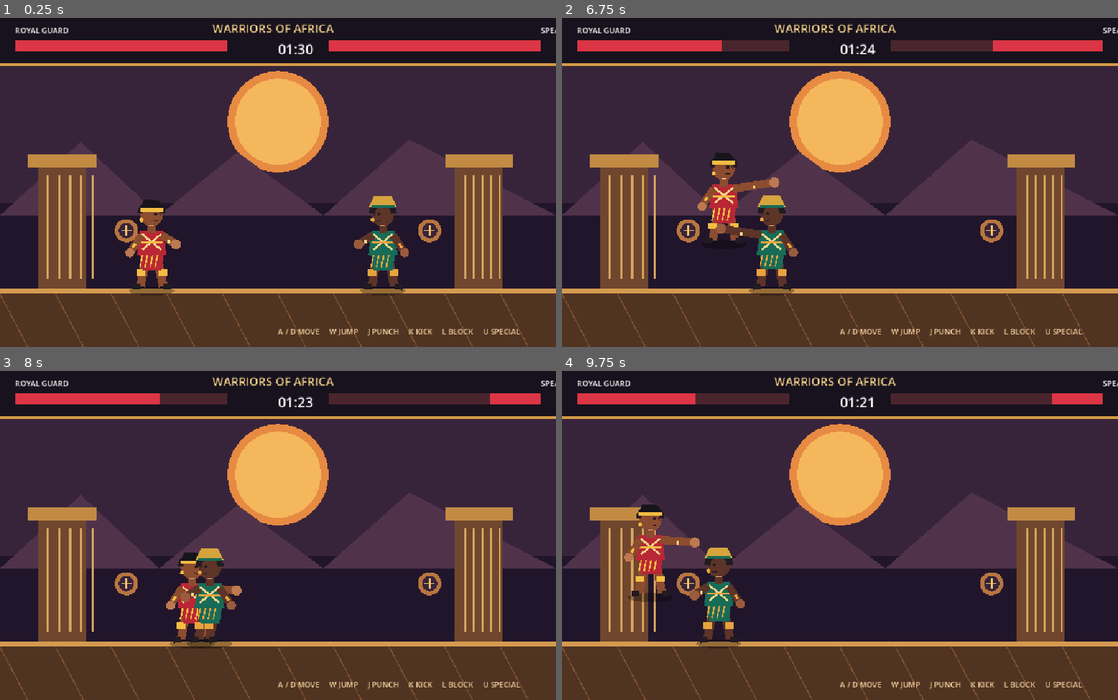
Above: before the commit, frames 1-4 (two rows, left to right).
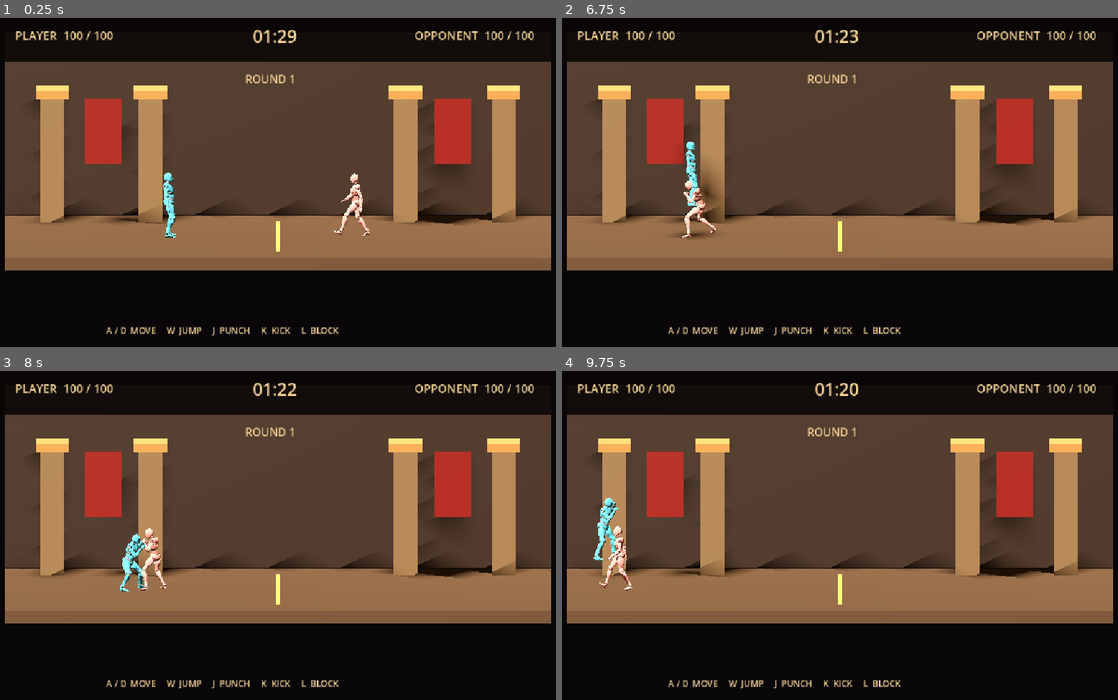
Above: after the commit, the same moments.

Repository: wilpowatech/warriors-of-africa
Game: Godot game, scene res://scenes/main_3d.tscn
The game is run twice, just before and just after one commit, with the same random seed, the same clock (stepped at 60 frames per second) and the same inputs. Before the commit the project starts from res://scenes/main.tscn.
Inputs (mouse positions are in pixels of both pictures, inside the frame that each line leads up to):
- Up to frame 1 (0.25 s): no input
- Up to frame 2 (6.75 s): tap Enter at 0.5 s; move the mouse to (962, 166) at 0.52 s; hold D 0.53-1.28 s; hold L 0.53-1.28 s; click (962, 166) at 0.67 s; tap Space at 0.77, 1.52, 3.02, 3.77, 4.52, 6.02 s; tap R at 0.8, 1.35, 3.8, 4.35 s; move the mouse to (728, 198) at 1.27 s; hold S 1.28-2.03 s; tap J at 1.55, 2.1, 4.55, 5.1 s; move the mouse to (895, 110) at 2.02 s; hold D 2.03-2.78 s; tap K at 2.3, 2.85, 5.3, 5.85 s; move the mouse to (812, 248) at 2.77 s; hold W 2.78-3.53 s; click (812, 248) at 2.92 s; tap L at 3.05, 6.05 s; move the mouse to (1006, 231) at 3.52 s; hold L 3.53-4.28 s; hold A 3.53-5.03 s; move the mouse to (673, 133) at 4.27 s; move the mouse to (867, 182) at 5.02 s; hold S 5.03-5.78 s; click (867, 182) at 5.17 s; move the mouse to (756, 100) at 5.77 s; hold D 5.78-6.53 s; move the mouse to (962, 166) at 6.52 s; hold W from 6.53 s (still down); hold R from 6.53 s (still down); tap U at 6.6 s
- Up to frame 3 (8 s): tap Space at 6.77, 7.52 s; move the mouse to (166, 551) at 7.27 s; release W at 7.28 s; release R at 7.28 s; hold D from 7.28 s (still down); tap Shift at 7.35 s; click (166, 551) at 7.42 s; tap J at 7.55 s
- Up to frame 4 (9.75 s): move the mouse to (895, 463) at 8.02 s; release D at 8.03 s; hold S 8.03-8.78 s; hold L 8.03-8.78 s; tap K at 8.3 s; move the mouse to (812, 601) at 8.77 s; hold A 8.78-9.53 s; tap R at 8.85 s; tap Space at 9.02 s; tap L at 9.05 s; move the mouse to (1006, 584) at 9.52 s; hold W from 9.53 s (still down); hold R from 9.53 s (still down); tap J at 9.6 s; click (1006, 584) at 9.67 s

The runs differ from the first frame. In frame 1, 88% of the frame differs, in the area x 0-100%, y 1-100%; in frame 2, 89%; in frame 3, 88%; in frame 4, 88%.

Commit message:
Add 3D Warriors of Africa fighter foundation

Diff:
--- a/project.godot
+++ b/project.godot
@@ -1,10 +1,21 @@
+; Engine configuration file.
+; It's best edited using the editor UI and not directly,
+; since the parameters that go here are not all obvious.
+;
+; Format:
+;   [section] ; section goes between []
+;   param=value ; assign values to parameters
+
 config_version=5
 
 [application]
+
 config/name="Warriors of Africa"
-run/main_scene="res://scenes/main.tscn"
+run/main_scene="res://scenes/main_3d.tscn"
+config/features=PackedStringArray("4.7")
 
 [display]
+
 window/size/viewport_width=1100
 window/size/viewport_height=650
 window/size/window_width_override=1100
@@ -12,7 +23,7 @@
 window/stretch/mode="canvas_items"
 
 [rendering]
+
 renderer/rendering_method="gl_compatibility"
 renderer/rendering_method.mobile="gl_compatibility"
-textures/default_filters/use_nearest_mipmap_filter=false
 environment/defaults/default_clear_color=Color(0.035, 0.025, 0.035, 1)
--- /dev/null
+++ b/scenes/main_3d.tscn
@@ -0,0 +1,6 @@
+[gd_scene format=3 uid="uid://nr55oiof5wku"]
+
+[ext_resource type="Script" uid="uid://dcqr8rpfg6q5h" path="res://scripts/main_3d.gd" id="1"]
+
+[node name="WarriorsOfAfrica3D" type="Node3D" unique_id=521016509]
+script = ExtResource("1")
--- /dev/null
+++ b/scripts/main_3d.gd
@@ -0,0 +1,391 @@
+extends Node3D
+
+const ROUND_LENGTH := 90.0
+const WALK_SPEED := 4.2
+const JUMP_SPEED := 6.0
+const GRAVITY := 18.0
+
+var remaining_time := ROUND_LENGTH
+var player_health := 100.0
+var enemy_health := 100.0
+var round_over := false
+var player_blocking := false
+
+var player: CharacterBody3D
+var enemy: CharacterBody3D
+var player_animation: AnimationPlayer
+var enemy_animation: AnimationPlayer
+var player_action_locked := false
+
+var timer_label: Label
+var status_label: Label
+var player_health_label: Label
+var enemy_health_label: Label
+
+
+func _ready() -> void:
+	get_window().title = "Warriors of Africa - 3D"
+
+	_create_environment()
+	_create_arena()
+	_create_fighters()
+	_create_camera()
+	_create_hud()
+
+	print("Warriors of Africa 3D foundation loaded.")
+
+
+func _process(delta: float) -> void:
+	if round_over:
+		return
+
+	remaining_time = maxf(0.0, remaining_time - delta)
+	timer_label.text = "%02d:%02d" % [
+		int(remaining_time) / 60,
+		int(remaining_time) % 60
+	]
+
+	if remaining_time <= 0.0:
+		_finish_round("TIME UP")
+
+	if player_health <= 0.0:
+		_finish_round("DEFEAT")
+
+	if enemy_health <= 0.0:
+		_finish_round("VICTORY")
+
+	_update_health_display()
+
+
+func _physics_process(delta: float) -> void:
+	if round_over:
+		return
+
+	_update_player(delta)
+	_update_enemy(delta)
+	_face_opponents()
+
+
+func _create_environment() -> void:
+	var world := WorldEnvironment.new()
+	var environment := Environment.new()
+
+	environment.background_mode = Environment.BG_SKY
+	environment.ambient_light_source = Environment.AMBIENT_SOURCE_COLOR
+	environment.ambient_light_color = Color(0.42, 0.39, 0.34)
+	environment.ambient_light_energy = 0.65
+	environment.tonemap_mode = Environment.TONE_MAPPER_FILMIC
+
+	world.environment = environment
+	add_child(world)
+
+	var sunlight := DirectionalLight3D.new()
+	sunlight.rotation_degrees = Vector3(-48.0, -32.0, 0.0)
+	sunlight.light_energy = 1.25
+	sunlight.shadow_enabled = true
+	add_child(sunlight)
+
+
+func _create_arena() -> void:
+	# Fighting floor
+	var floor_body := StaticBody3D.new()
+	floor_body.name = "ArenaFloor"
+	add_child(floor_body)
+
+	var floor_mesh := MeshInstance3D.new()
+	var floor_shape := BoxMesh.new()
+	floor_shape.size = Vector3(15.0, 0.35, 7.0)
+	floor_mesh.mesh = floor_shape
+	floor_mesh.position.y = -0.175
+	floor_mesh.material_override = _material(Color(0.34, 0.25, 0.17))
+	floor_body.add_child(floor_mesh)
+
+	var floor_collision := CollisionShape3D.new()
+	var floor_box := BoxShape3D.new()
+	floor_box.size = Vector3(15.0, 0.35, 7.0)
+	floor_collision.shape = floor_box
+	floor_collision.position.y = -0.175
+	floor_body.add_child(floor_collision)
+
+	# Arena boundary walls
+	_add_box(self, "BackWall", Vector3(15.0, 5.0, 0.35),
+		Vector3(0.0, 2.5, -3.8), Color(0.22, 0.16, 0.12))
+
+	# Stone pillars
+	for x in [-6.2, -3.5, 3.5, 6.2]:
+		_add_box(self, "StonePillar", Vector3(0.65, 3.5, 0.65),
+			Vector3(x, 1.75, -2.7), Color(0.48, 0.37, 0.25))
+
+		_add_box(self, "PillarCap", Vector3(0.9, 0.25, 0.9),
+			Vector3(x, 3.55, -2.7), Color(0.66, 0.47, 0.25))
+
+	# Decorative arena banners
+	for x in [-4.8, 4.8]:
+		_add_box(self, "WarriorBanner", Vector3(1.0, 1.8, 0.08),
+			Vector3(x, 2.55, -2.25), Color(0.48, 0.12, 0.07))
+
+	# Arena markings
+	_add_box(self, "CentreMarking", Vector3(0.08, 0.015, 5.0),
+		Vector3(0.0, 0.008, 0.0), Color(0.85, 0.62, 0.29))
+
+
+func _create_camera() -> void:
+	var camera := Camera3D.new()
+	camera.name = "FightingCamera"
+	camera.projection = Camera3D.PROJECTION_ORTHOGONAL
+	camera.size = 9.0
+	camera.position = Vector3(0.0, 4.0, 15.0)
+	camera.current = true
+	add_child(camera)
+	camera.look_at(Vector3(0.0, 1.5, 0.0), Vector3.UP)
+
+
+func _create_fighters() -> void:
+	player = _create_fighter(
+		"Player",
+		Vector3(-3.0, 0.0, 0.0),
+		"res://assets/characters/exports/Y_Bot_Fighter.glb"
+	)
+
+	enemy = _create_fighter(
+		"Opponent",
+		Vector3(3.0, 0.0, 0.0),
+		"res://assets/characters/exports/X_Bot_Fighter.glb"
+	)
+
+	player_animation = player.get_node("Visual/AnimationPlayer")
+	enemy_animation = enemy.get_node("Visual/AnimationPlayer")
+
+	player_animation.animation_finished.connect(_on_player_animation_finished)
+
+	_play_fighter_animation(player_animation, "Warrior Idle", true)
+	_play_fighter_animation(enemy_animation, "Boxing", true)
+
+
+func _create_fighter(
+	fighter_name: String,
+	spawn: Vector3,
+	model_path: String
+) -> CharacterBody3D:
+
+	var fighter := CharacterBody3D.new()
+	fighter.name = fighter_name
+	fighter.position = spawn
+	add_child(fighter)
+
+	var collision := CollisionShape3D.new()
+	var capsule := CapsuleShape3D.new()
+	capsule.radius = 0.36
+	capsule.height = 1.8
+	collision.shape = capsule
+	collision.position.y = 0.9
+	fighter.add_child(collision)
+
+	var model_scene := load(model_path) as PackedScene
+	if model_scene == null:
+		push_error("Could not load fighter model: " + model_path)
+		return fighter
+
+	var visual := model_scene.instantiate()
+	visual.name = "Visual"
+	fighter.add_child(visual)
+
+	return fighter
+
+
+func _play_fighter_animation(
+	animation_player: AnimationPlayer,
+	animation_name: String,
+	should_loop: bool
+) -> bool:
+
+	if animation_player == null or not animation_player.has_animation(animation_name):
+		push_warning("Missing fighter animation: " + animation_name)
+		return false
+
+	var animation := animation_player.get_animation(animation_name)
+	animation.loop_mode = Animation.LOOP_LINEAR if should_loop else Animation.LOOP_NONE
+
+	if animation_player.current_animation == animation_name and animation_player.is_playing():
+		return true
+
+	animation_player.play(animation_name)
+	return true
+
+
+func _play_player_action(animation_name: String) -> void:
+	if player_action_locked:
+		return
+
+	if _play_fighter_animation(player_animation, animation_name, false):
+		player_action_locked = true
+
+
+func _on_player_animation_finished(_animation_name: StringName) -> void:
+	if player_action_locked:
+		player_action_locked = false
+
+
+func _create_hud() -> void:
+	var canvas := CanvasLayer.new()
+	add_child(canvas)
+
+	var panel := ColorRect.new()
+	panel.color = Color(0.035, 0.025, 0.02, 0.88)
+	panel.position = Vector2(0, 0)
+	panel.size = Vector2(1100, 88)
+	canvas.add_child(panel)
+
+	player_health_label = _make_label(
+		canvas, "PLAYER  100 / 100", Vector2(30, 18), 23
+	)
+
+	enemy_health_label = _make_label(
+		canvas, "OPPONENT  100 / 100", Vector2(820, 18), 23
+	)
+
+	timer_label = _make_label(
+		canvas, "01:30", Vector2(500, 12), 34
+	)
+
+	status_label = _make_label(
+		canvas, "ROUND 1", Vector2(485, 105), 22
+	)
+
+	_make_label(
+		canvas,
+		"A / D  MOVE     W  JUMP     J  PUNCH     K  KICK     L  BLOCK",
+		Vector2(210, 605),
+		17
+	)
+
+
+func _make_label(
+	parent: Node,
+	content: String,
+	position: Vector2,
+	font_size: int
+) -> Label:
+
+	var label := Label.new()
+	label.text = content
+	label.position = position
+	label.add_theme_font_size_override("font_size", font_size)
+	label.add_theme_color_override("font_color", Color(0.96, 0.83, 0.59))
+	parent.add_child(label)
+	return label
+
+
+func _update_player(delta: float) -> void:
+	player_blocking = Input.is_key_pressed(KEY_L)
+
+	var direction := 0.0
+
+	if Input.is_key_pressed(KEY_A):
+		direction -= 1.0
+
+	if Input.is_key_pressed(KEY_D):
+		direction += 1.0
+
+	player.velocity.x = direction * WALK_SPEED
+	player.velocity.z = 0.0
+
+	if not player.is_on_floor():
+		player.velocity.y -= GRAVITY * delta
+	elif Input.is_key_pressed(KEY_W):
+		player.velocity.y = JUMP_SPEED
+
+	if player_blocking:
+		player.velocity.x *= 0.35
+
+	player.move_and_slide()
+	player.position.x = clampf(player.position.x, -6.5, 6.5)
+
+
+	if not player_action_locked:
+		if player_blocking:
+			_play_fighter_animation(player_animation, "Blocking", true)
+		elif absf(direction) > 0.1:
+			_play_fighter_animation(player_animation, "Walking", true)
+		else:
+			_play_fighter_animation(player_animation, "Warrior Idle", true)
+
+
+func _update_enemy(delta: float) -> void:
+	var distance := player.position.x - enemy.position.x
+
+	if absf(distance) > 1.7:
+		enemy.velocity.x = signf(distance) * 2.0
+		_play_fighter_animation(enemy_animation, "Walking", true)
+	else:
+		enemy.velocity.x = 0.0
+		_play_fighter_animation(enemy_animation, "Boxing", true)
+
+	enemy.velocity.z = 0.0
+
+	if not enemy.is_on_floor():
+		enemy.velocity.y -= GRAVITY * delta
+
+	enemy.move_and_slide()
+	enemy.position.x = clampf(enemy.position.x, -6.5, 6.5)
+
+
+func _face_opponents() -> void:
+	if player.position.x < enemy.position.x:
+		player.rotation.y = PI / 2.0
+		enemy.rotation.y = -PI / 2.0
+	else:
+		player.rotation.y = -PI / 2.0
+		enemy.rotation.y = PI / 2.0
+
+
+func _update_health_display() -> void:
+	player_health_label.text = "PLAYER  %d / 100" % int(player_health)
+	enemy_health_label.text = "OPPONENT  %d / 100" % int(enemy_health)
+
+
+func _finish_round(message: String) -> void:
+	round_over = true
+	status_label.text = message + "  -  PRESS R TO RESTART"
+
+
+func _input(event: InputEvent) -> void:
+	if event is InputEventKey and event.pressed and not event.echo:
+		if round_over and event.keycode == KEY_R:
+			get_tree().reload_current_scene()
+			return
+
+		if not round_over:
+			if event.keycode == KEY_J:
+				_play_player_action("Punching")
+			elif event.keycode == KEY_K:
+				_play_player_action("Roundhouse Kick")
+
+
+func _add_box(
+	parent: Node,
+	box_name: String,
+	dimensions: Vector3,
+	location: Vector3,
+	colour: Color
+) -> MeshInstance3D:
+
+	var instance := MeshInstance3D.new()
+	instance.name = box_name
+
+	var mesh := BoxMesh.new()
+	mesh.size = dimensions
+
+	instance.mesh = mesh
+	instance.position = location
+	instance.material_override = _material(colour)
+
+	parent.add_child(instance)
+	return instance
+
+
+func _material(colour: Color) -> StandardMaterial3D:
+	var material := StandardMaterial3D.new()
+	material.albedo_color = colour
+	material.roughness = 0.82
+	return material
--- /dev/null
+++ b/tools/check_fighter_dimensions.gd
@@ -0,0 +1,29 @@
+extends SceneTree
+
+func _initialize() -> void:
+    call_deferred("_check")
+
+func _check() -> void:
+    for path in [
+        "res://assets/characters/exports/Y_Bot_Fighter.glb",
+        "res://assets/characters/exports/X_Bot_Fighter.glb"
+    ]:
+        print("\n========== ", path, " ==========")
+        var packed := load(path) as PackedScene
+        if packed == null:
+            print("Could not load model")
+            continue
+
+        var root := packed.instantiate()
+        _print_meshes(root, "")
+        root.free()
+
+    quit()
+
+func _print_meshes(node: Node, indent: String) -> void:
+    if node is MeshInstance3D:
+        var mesh_node := node as MeshInstance3D
+        print(indent, node.name, " bounds: ", mesh_node.get_aabb())
+
+    for child in node.get_children():
+        _print_meshes(child, indent + "  ")
--- /dev/null
+++ b/tools/inspect_fighter_models.gd
@@ -0,0 +1,43 @@
+extends SceneTree
+
+func _initialize() -> void:
+    call_deferred("_inspect")
+
+func _inspect() -> void:
+    var paths := [
+        "res://assets/characters/exports/Y_Bot_Fighter.glb",
+        "res://assets/characters/exports/X_Bot_Fighter.glb"
+    ]
+
+    for path in paths:
+        print("\n========== ", path, " ==========")
+
+        var packed := load(path) as PackedScene
+        if packed == null:
+            print("ERROR: Could not load PackedScene")
+            continue
+
+        var root := packed.instantiate()
+        _walk(root, "")
+
+        root.free()
+
+    quit()
+
+func _walk(node: Node, indent: String) -> void:
+    print(indent, node.name, " [", node.get_class(), "]")
+
+    if node is AnimationPlayer:
+        var player := node as AnimationPlayer
+        print(indent, "ANIMATIONS:")
+        for animation_name in player.get_animation_list():
+            var animation := player.get_animation(animation_name)
+            print(indent, "  ", animation_name,
+                " | length: ", animation.length)
+
+    if node is Skeleton3D:
+        var skeleton := node as Skeleton3D
+        print(indent, "SKELETON BONES: ", skeleton.get_bone_count())
+
+    for child in node.get_children():
+        _walk(child, indent + "  ")
Binary file added: assets/characters/X Bot.fbx
Not shown, added: assets/characters/X Bot.fbx.import
Binary file added: assets/characters/Y Bot.fbx
Not shown, added: assets/characters/Y Bot.fbx.import
Binary file added: assets/characters/animations/source/Warrior Idle.fbx
Not shown, added: assets/characters/animations/source/Warrior Idle.fbx.import
Binary file added: assets/characters/animations/source/X-Bot/Boxing.fbx
Not shown, added: assets/characters/animations/source/X-Bot/Boxing.fbx.import
Binary file added: assets/characters/animations/source/X-Bot/Center Block.fbx
Not shown, added: assets/characters/animations/source/X-Bot/Center Block.fbx.import
Binary file added: assets/characters/animations/source/X-Bot/Defeat.fbx
Not shown, added: assets/characters/animations/source/X-Bot/Defeat.fbx.import
(and 105 more such lines)
